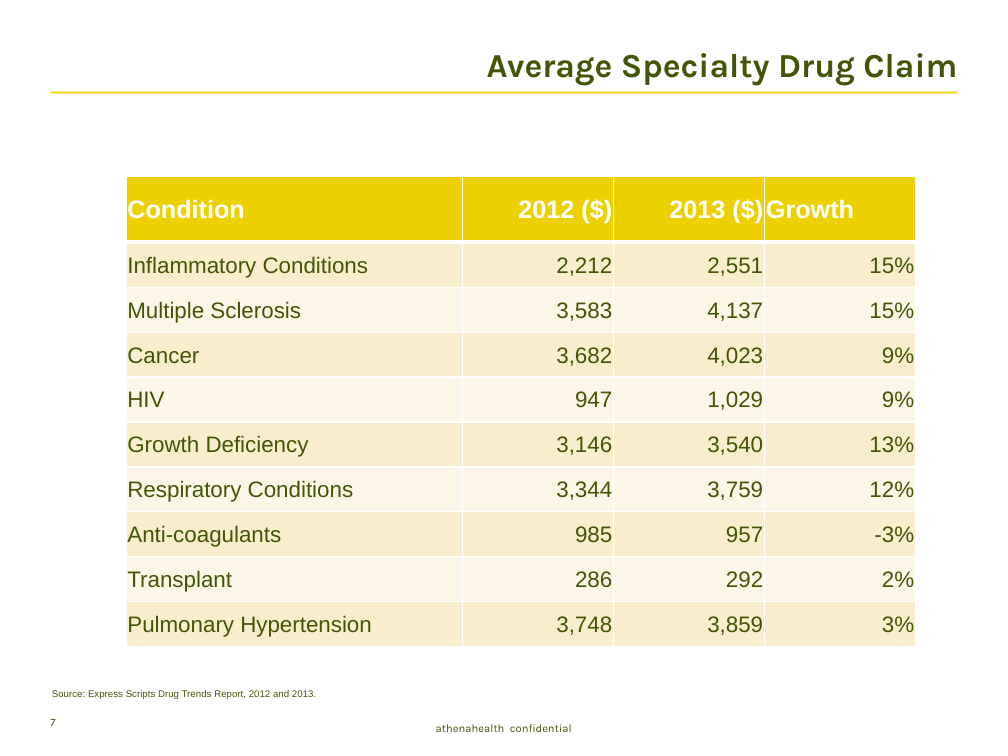
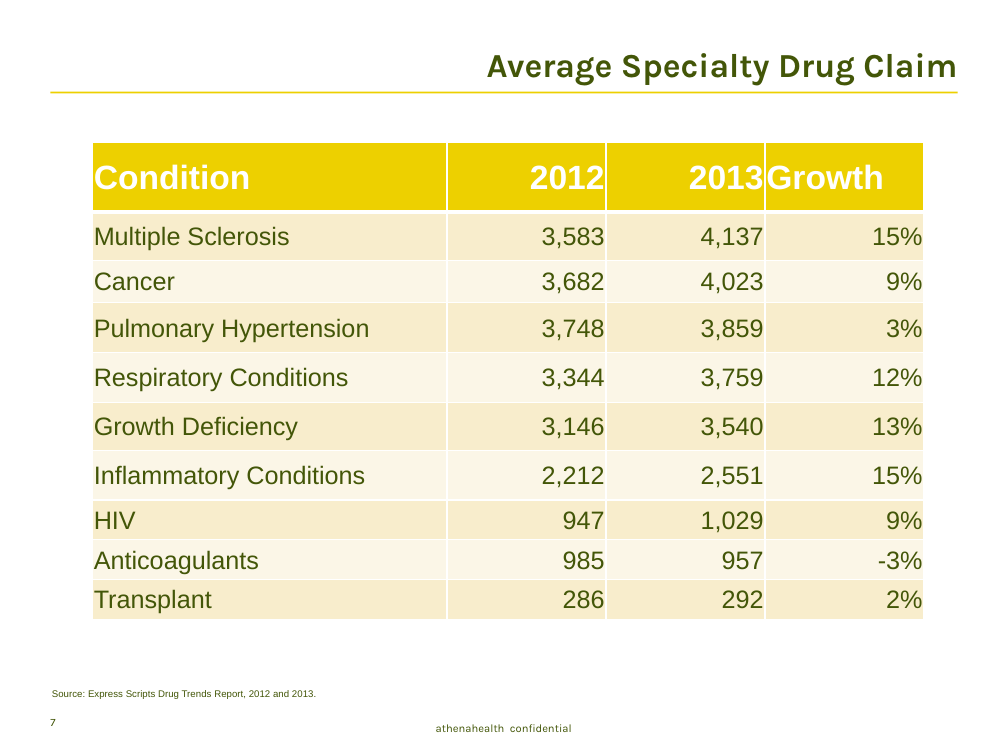
Before and after one commit to tpbrennan/fda, a slide deck: slide 7 of pubs/pharma.pptx. Drawn at 1008x756 pixels with LibreOffice and Linux fonts; fonts in the diff are those of the drawing; background and template pictures are left out. Boxes give left, top, right and bottom in pixels: in the first picture for what was removed or moved away, otherwise in the second. Text is boxed around its words. In the diff, an @@ line names an element or a change of style, - is before the commit and + after.

Commit message:
updated slides

```diff
--- a/pubs/pharma.pptx
+++ b/pubs/pharma.pptx
@@ table at <box>93,143,925,620</box> @@
-row 1: Condition | 2012 ($) | 2013 ($) | Growth
-row 2: Inflammatory Conditions | 2,212 | 2,551 | 15%
+row 1: Condition | 2012 | 2013 | Growth
+row 4: Pulmonary Hypertension | 3,748 | 3,859 | 3%
+row 5: Respiratory Conditions | 3,344 | 3,759 | 12%
+row 6: Growth Deficiency | 3,146 | 3,540 | 13%
+row 7: Inflammatory Conditions | 2,212 | 2,551 | 15%
-row 6: Growth Deficiency | 3,146 | 3,540 | 13%
-row 7: Respiratory Conditions | 3,344 | 3,759 | 12%
-row 8: Anti-coagulants | 985 | 957 | -3%
+row 9: Anticoagulants | 985 | 957 | -3%
-row 10: Pulmonary Hypertension | 3,748 | 3,859 | 3%
@@ size 18 to 24 pt in "Condition", "Growth" @@
@@ size 16 to 18 pt in "15%", "Growth Deficiency", "3,146", "3,540" and 1 more places @@
@@ table: place and size @@
-table at <box>126,176,916,647</box>
+table at <box>93,143,925,620</box>
```
Also in this commit, not shown: 3 other slides changed, 3 slides added, 1 slide removed, 5 other files.
